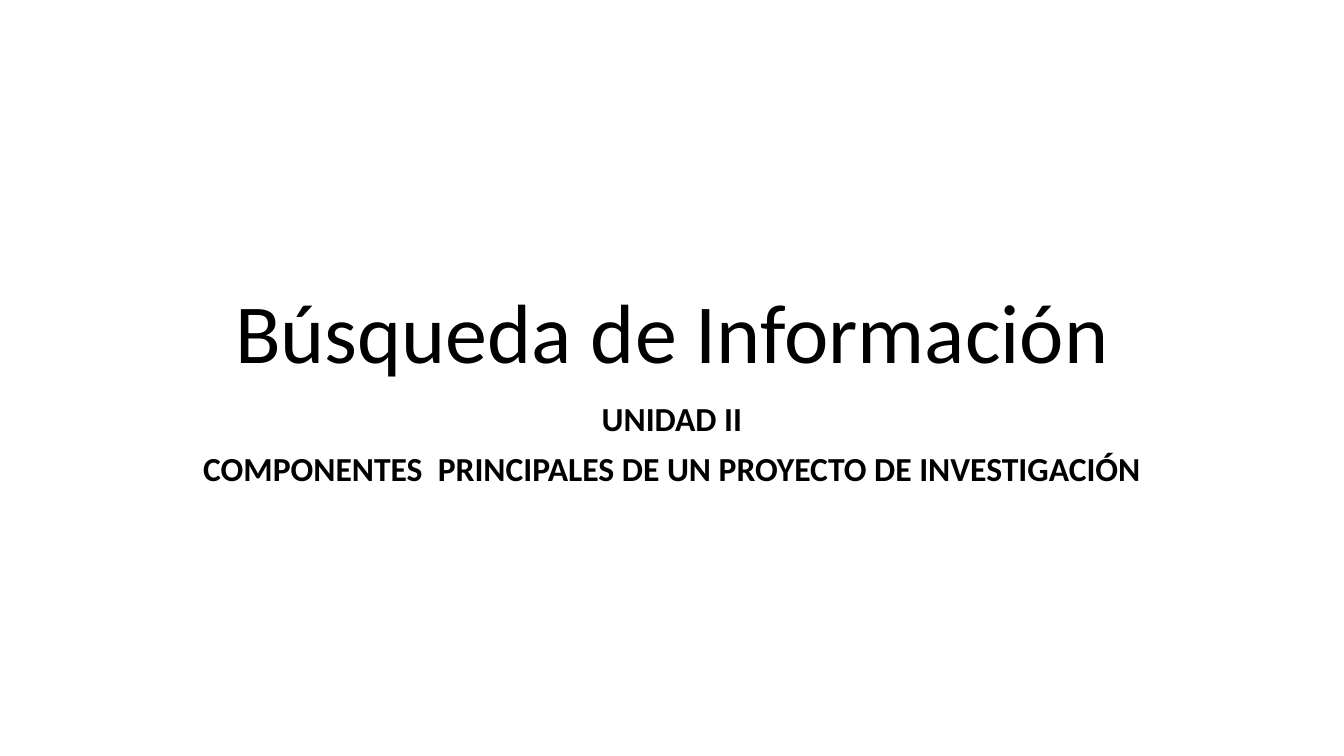
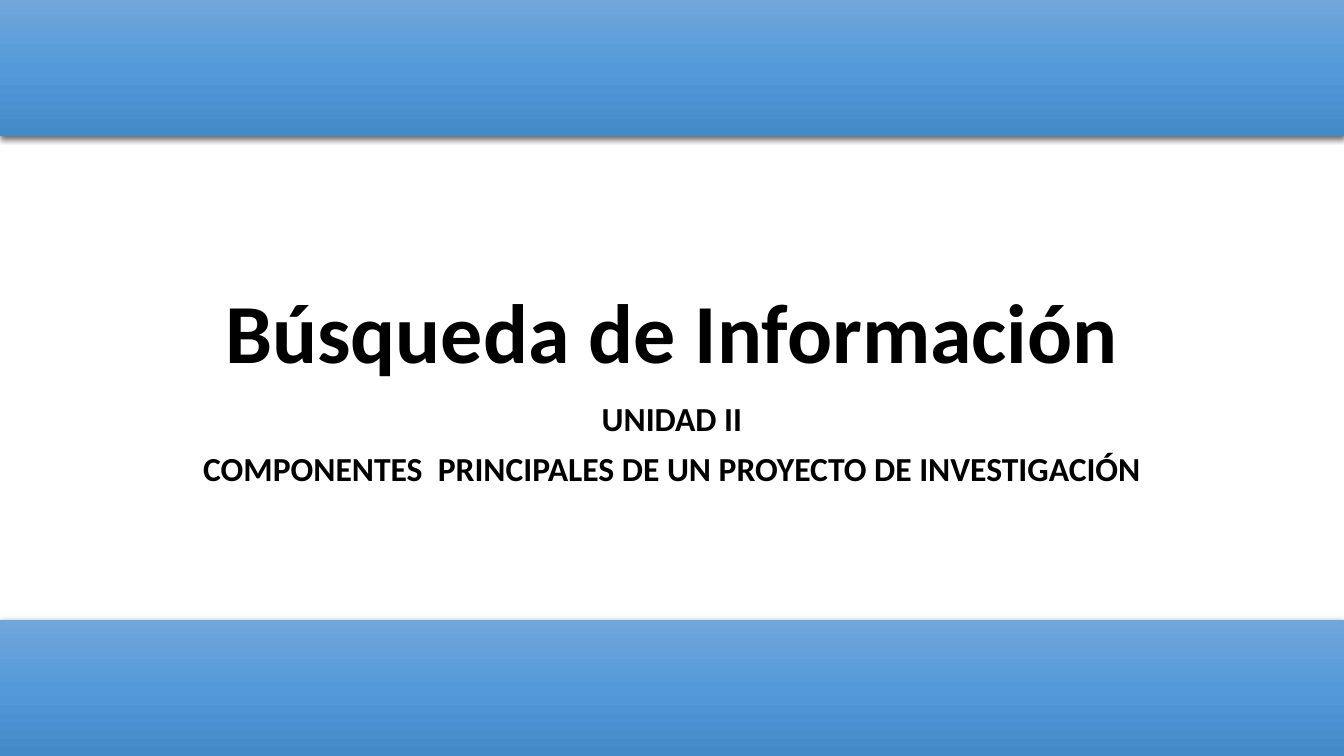
Before and after one commit to Adrifelcha/afchavez-019, a slide deck: slide 1 of JeanPiaget/2019-2020/Presentaciones/3_Un2_VI_BúsquedaInformación.pptx. Drawn at 1344x756 pixels with LibreOffice and Linux fonts; fonts in the diff are those of the drawing. Boxes give left, top, right and bottom in pixels: in the first picture for what was removed or moved away, otherwise in the second. Text is boxed around its words. In the diff, an @@ line names an element or a change of style, - is before the commit and + after.

```diff
--- a/JeanPiaget/2019-2020/Presentaciones/3_Un2_VI_BúsquedaInformación.pptx
+++ b/JeanPiaget/2019-2020/Presentaciones/3_Un2_VI_BúsquedaInformación.pptx
@@ rectangle added at [0, 0, 1344, 136], fill gradient #71A6DB to #559BDB to #448ACA @@
@@ title "Búsqueda de Información" at [225, 304, 1118, 377]: bold on @@
@@ rectangle added at [0, 620, 1344, 756], fill gradient #71A6DB to #559BDB to #448ACA @@
```
Also in this commit, not shown: 1 other slide changed, 17 slides added, 15 other files.
